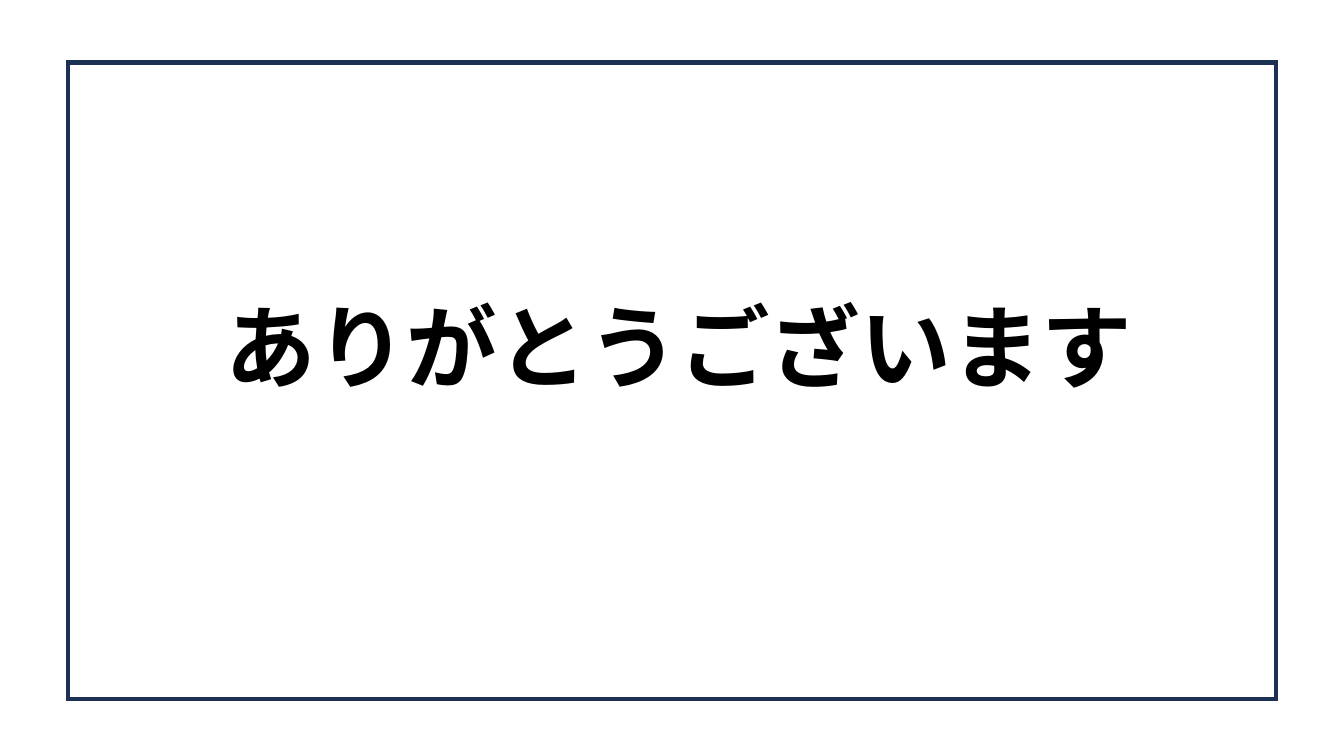
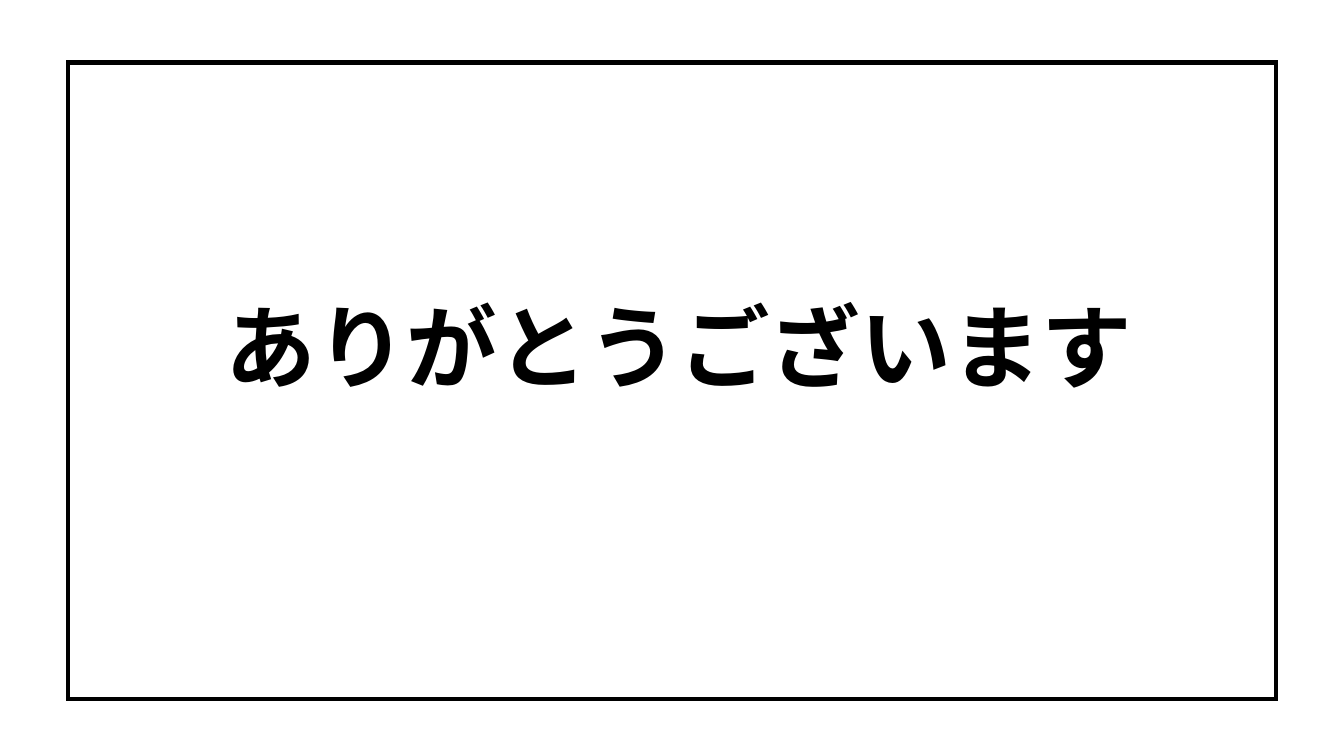
Before and after one commit to BhavyaMunnam/SMART-BATTERY-MANAGEMENT-AND-THERMAL-PROTECTION-SYSTEM-WITH-GSM-ALERTS-AND-CLOUD-INTEGRATION, a slide deck: slide 10 of SMART BATTERY MANAGEMENT AND THERMAL PROTECTION SYSTEM WITH.pptx. Drawn at 1344x756 pixels with LibreOffice and Linux fonts; fonts in the diff are those of the drawing. Boxes give left, top, right and bottom in pixels: in the first picture for what was removed or moved away, otherwise in the second. Text is boxed around its words. In the diff, an @@ line names an element or a change of style, - is before the commit and + after.

```diff
--- a/SMART BATTERY MANAGEMENT AND THERMAL PROTECTION SYSTEM WITH.pptx
+++ b/SMART BATTERY MANAGEMENT AND THERMAL PROTECTION SYSTEM WITH.pptx
@@ rectangle at bbox=[69, 63, 1276, 699]: outline #1E3256 3 pt to #000000 3 pt @@
```
Also in this commit, not shown: 4 other slides changed.
